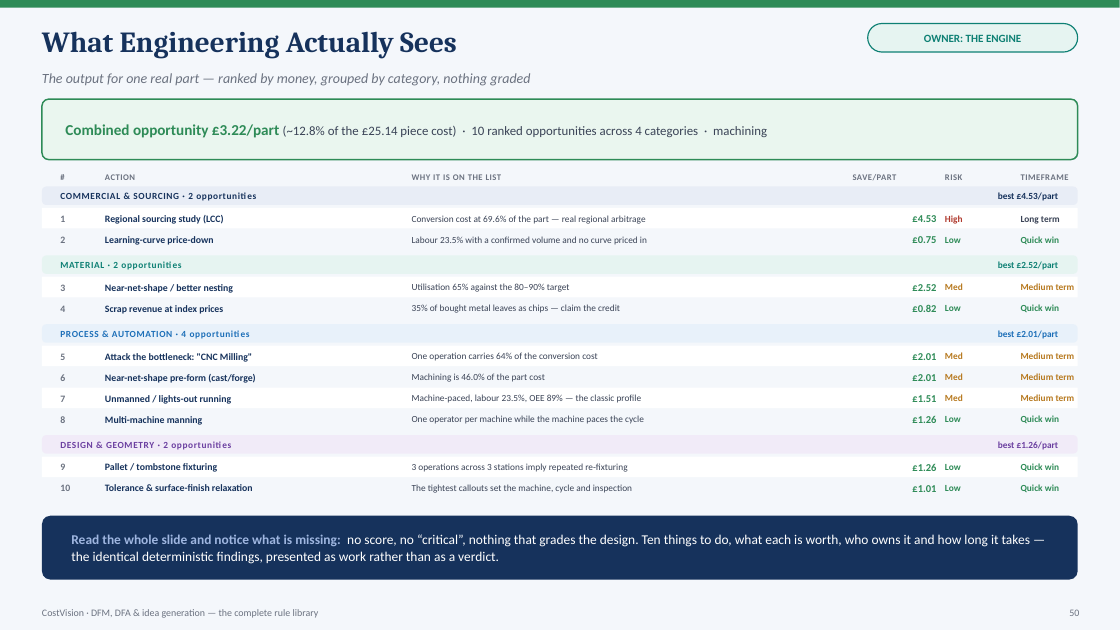
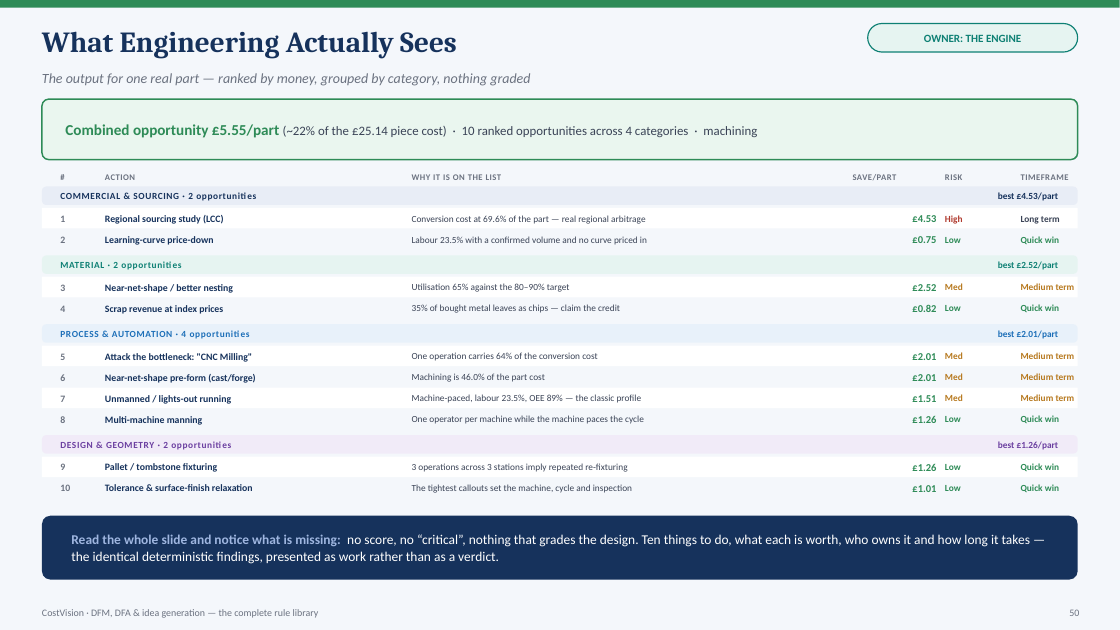
Before and after one commit to bhosaleavinash546/leamington-marathi, a slide deck: slide 50 of CostVision-Workflow-Explained.pptx. Drawn at 1120x630 pixels with LibreOffice and Linux fonts; fonts in the diff are those of the drawing. Boxes give left, top, right and bottom in pixels: in the first picture for what was removed or moved away, otherwise in the second. Text is boxed around its words. In the diff, an @@ line names an element or a change of style, - is before the commit and + after.

```diff
--- a/CostVision-Workflow-Explained.pptx
+++ b/CostVision-Workflow-Explained.pptx
@@ text at bbox=[65, 124, 757, 138]: text changed @@
-Combined opportunity £3.22/part (~12.8% of the £25.14 piece cost) · 10 ranked opportunities across 4 categories · machining
+Combined opportunity £5.55/part (~22% of the £25.14 piece cost) · 10 ranked opportunities across 4 categories · machining
```
Also in this commit, not shown: 2 other slides changed, 14 other files.
